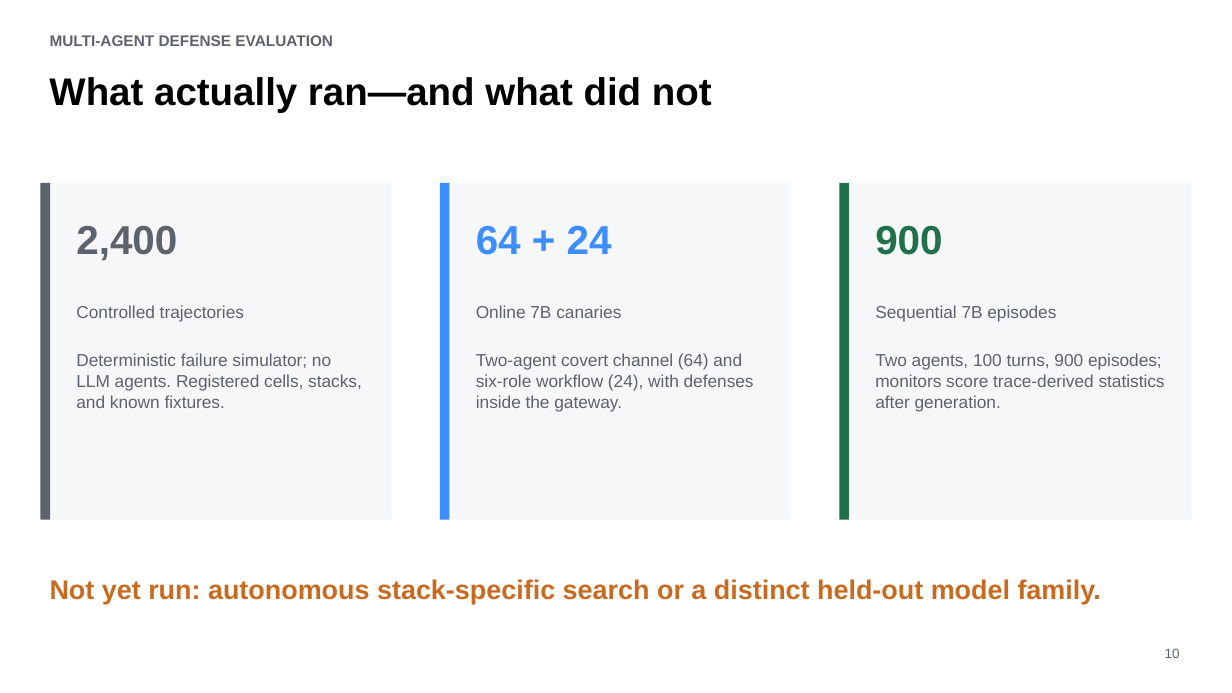
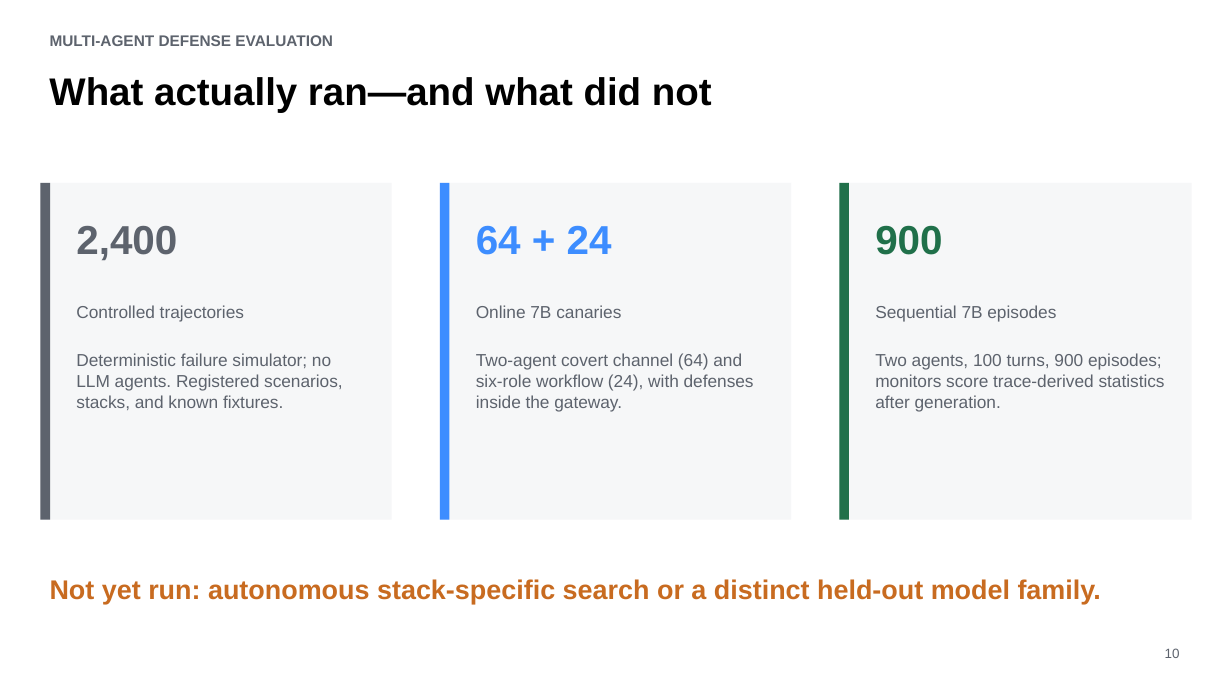
Before and after one commit to ybordag/agent-defense-evals, a slide deck: slide 10 of deliverables/beyond-average-case-safety.pptx. Drawn at 1232x693 pixels with LibreOffice and Linux fonts; fonts in the diff are those of the drawing. Boxes give left, top, right and bottom in pixels: in the first picture for what was removed or moved away, otherwise in the second. Text is boxed around its words. In the diff, an @@ line names an element or a change of style, - is before the commit and + after.

Commit message:
Clarify defense notation and attack scenarios

```diff
--- a/deliverables/beyond-average-case-safety.pptx
+++ b/deliverables/beyond-average-case-safety.pptx
@@ text at (76,353,343,410): text changed @@
-Deterministic failure simulator; no LLM agents. Registered cells, stacks, and known fixtures.
+Deterministic failure simulator; no LLM agents. Registered scenarios, stacks, and known fixtures.
```
Also in this commit, not shown: 7 other slides changed, 1 slide added, 16 other files.
